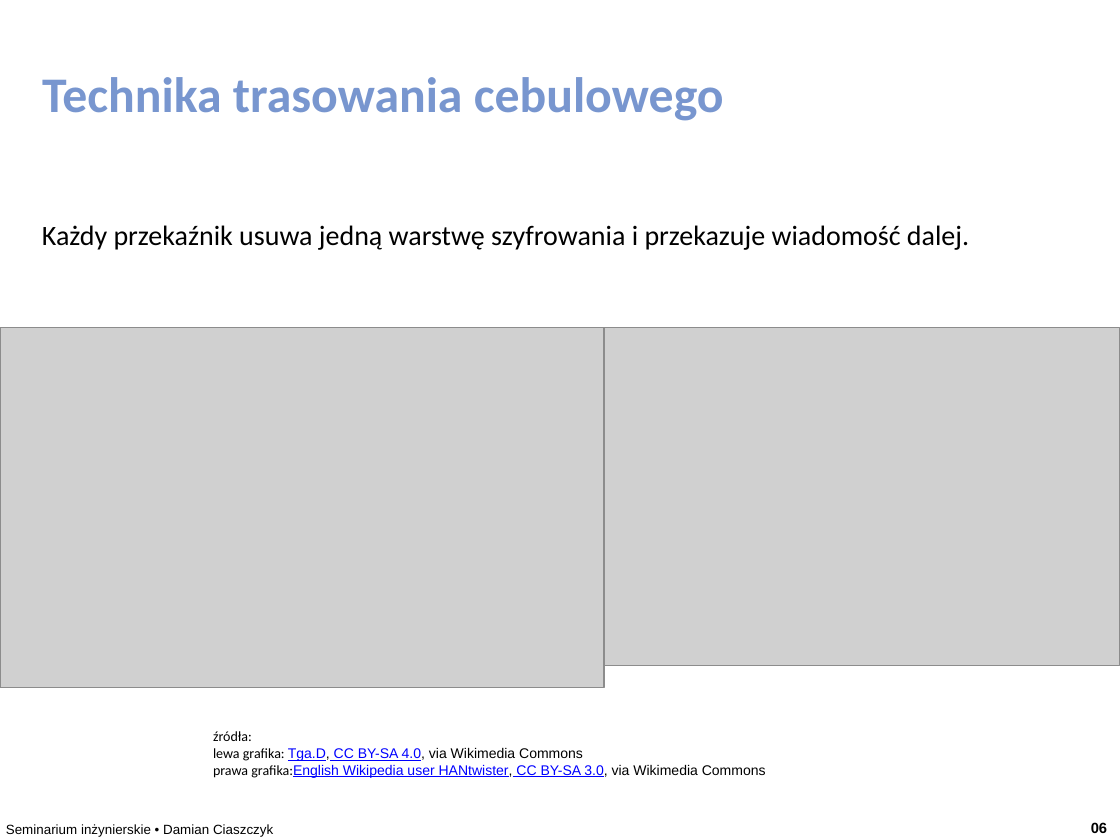
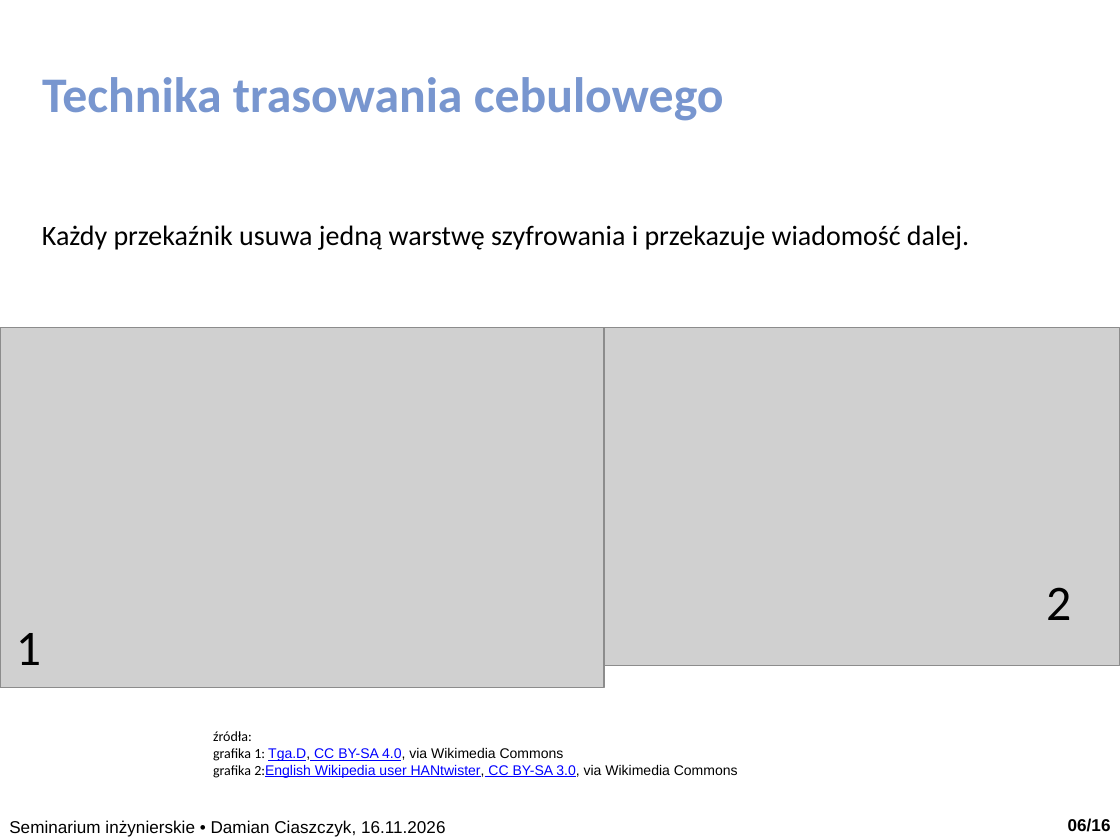
Before and after one commit to dciaszczyk/Engineering_Diploma, a slide deck: slide 6 of prezentacja/prezentacja_seminarka.pptx. Drawn at 1120x840 pixels with LibreOffice and Linux fonts; fonts in the diff are those of the drawing; grey boxes stand for pictures. Boxes give left, top, right and bottom in pixels: in the first picture for what was removed or moved away, otherwise in the second. Text is boxed around its words. In the diff, an @@ line names an element or a change of style, - is before the commit and + after.

```diff
--- a/prezentacja/prezentacja_seminarka.pptx
+++ b/prezentacja/prezentacja_seminarka.pptx
@@ text added at box(1046, 587, 1071, 620), 32 pt, text #000000 @@
+2
@@ text added at box(16, 633, 41, 665), 32 pt, text #000000 @@
+1
@@ text at box(213, 731, 738, 778): text changed @@
-źródła:
-lewa grafika: Tga.D, CC BY-SA 4.0, via Wikimedia Commons
-prawa grafika:English Wikipedia user HANtwister, CC BY-SA 3.0, via Wikimedia Commons
+źródła:
+grafika 1: Tga.D, CC BY-SA 4.0, via Wikimedia Commons
+grafika 2:English Wikipedia user HANtwister, CC BY-SA 3.0, via Wikimedia Commons
@@ text at box(9, 820, 445, 837): text changed; size 8.7 to 11 pt @@
-Seminarium inżynierskie • Damian Ciaszczyk
+Seminarium inżynierskie • Damian Ciaszczyk, 16.11.2026
@@ text at box(1068, 818, 1111, 832): text changed; size 9.5 to 11 pt @@
-06
+06/16
```
Also in this commit, not shown: 15 other slides changed, 1 other file.
